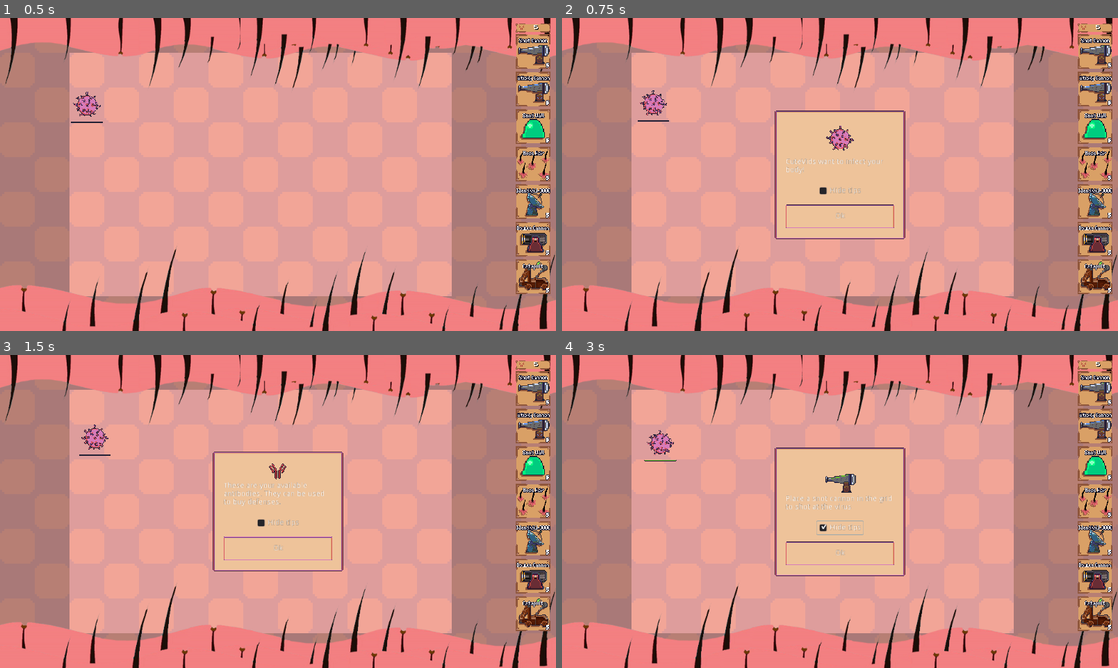
Above: before the commit, frames 1-4 (two rows, left to right).
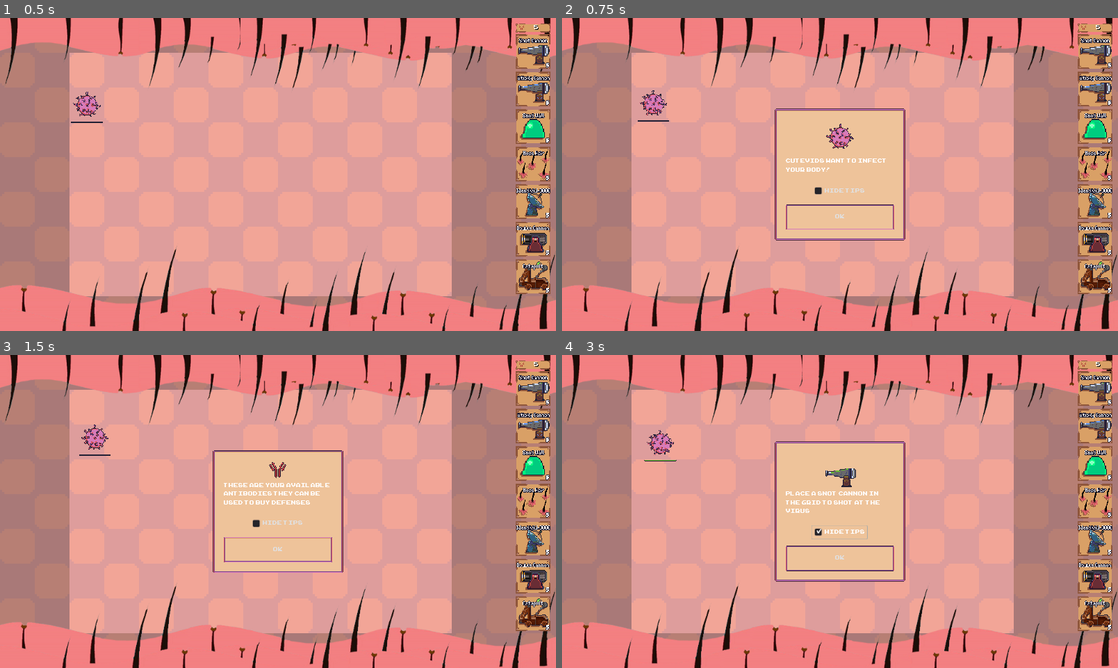
Above: after the commit, the same moments.

Repository: TeamKebab/GodotWildJam23
Game: Godot game, scene res://src/Main.tscn
The game is run twice, just before and just after one commit, with the same random seed, the same clock (stepped at 60 frames per second) and the same inputs. Sound files missing from this copy of the repository are replaced by a short silence.
Inputs (mouse positions are in pixels of both pictures, inside the frame that each line leads up to):
- Up to frame 1 (0.5 s): no input
- Up to frame 2 (0.75 s): click (1095, 52) at 0.5 s
- Up to frame 3 (1.5 s): click "Ok" at 1.25 s
- Up to frame 4 (3 s): click "Ok" at 2 s; click "Hide tips" at 2.75 s

Frame 1 is identical in both runs. In frame 2, 1.2% of the frame differs, in the area x 38-62%, y 28-72%; in frame 3, 1.4%; in frame 4, 2.4%, in the area x 38-62%, y 27-73%.

Commit message:
fonts tooltip

Diff:
--- a/src/gui/Tooltip.tscn
+++ b/src/gui/Tooltip.tscn
@@ -1,8 +1,9 @@
-[gd_scene load_steps=4 format=2]
+[gd_scene load_steps=5 format=2]
 
 [ext_resource path="res://src/resources/TooltipPanel.tres" type="StyleBox" id=1]
 [ext_resource path="res://src/gui/Tooltip.gd" type="Script" id=2]
 [ext_resource path="res://assets/sfx/tooltip_ok.wav" type="AudioStream" id=3]
+[ext_resource path="res://src/resources/arcade-font.tres" type="DynamicFont" id=4]
 
 [node name="Tooltip" type="PanelContainer"]
 anchor_left = 0.5
@@ -27,7 +28,7 @@
 margin_left = 15.0
 margin_top = 15.0
 margin_right = 225.0
-margin_bottom = 143.0
+margin_bottom = 147.0
 custom_constants/margin_right = 5
 custom_constants/margin_top = 5
 custom_constants/margin_left = 5
@@ -37,7 +38,7 @@
 margin_left = 5.0
 margin_top = 5.0
 margin_right = 205.0
-margin_bottom = 123.0
+margin_bottom = 127.0
 
 [node name="TextureRect" type="TextureRect" parent="MarginContainer/VBoxContainer"]
 margin_left = 100.0
@@ -52,6 +53,7 @@
 rect_min_size = Vector2( 200, 0 )
 size_flags_horizontal = 3
 size_flags_vertical = 3
+custom_fonts/normal_font = ExtResource( 4 )
 bbcode_enabled = true
 fit_content_height = true
 scroll_active = false
@@ -63,26 +65,28 @@
 custom_constants/margin_top = 10
 
 [node name="CheckBox" type="CheckBox" parent="MarginContainer/VBoxContainer"]
-margin_left = 57.0
+margin_left = 49.0
 margin_top = 37.0
-margin_right = 143.0
-margin_bottom = 61.0
+margin_right = 151.0
+margin_bottom = 62.0
 size_flags_horizontal = 4
+custom_fonts/font = ExtResource( 4 )
 text = "Hide tips"
 
 [node name="Space2" type="MarginContainer" parent="MarginContainer/VBoxContainer"]
-margin_top = 65.0
+margin_top = 66.0
 margin_right = 200.0
-margin_bottom = 70.0
+margin_bottom = 71.0
 custom_constants/margin_top = 5
 
 [node name="Button" type="Button" parent="MarginContainer/VBoxContainer"]
-margin_top = 74.0
+margin_top = 75.0
 margin_right = 200.0
-margin_bottom = 118.0
+margin_bottom = 122.0
 custom_styles/hover = ExtResource( 1 )
 custom_styles/pressed = ExtResource( 1 )
 custom_styles/normal = ExtResource( 1 )
+custom_fonts/font = ExtResource( 4 )
 text = "Ok"
 [connection signal="toggled" from="MarginContainer/VBoxContainer/CheckBox" to="." method="_on_CheckBox_toggled"]
 [connection signal="pressed" from="MarginContainer/VBoxContainer/Button" to="." method="_on_Button_pressed"]
